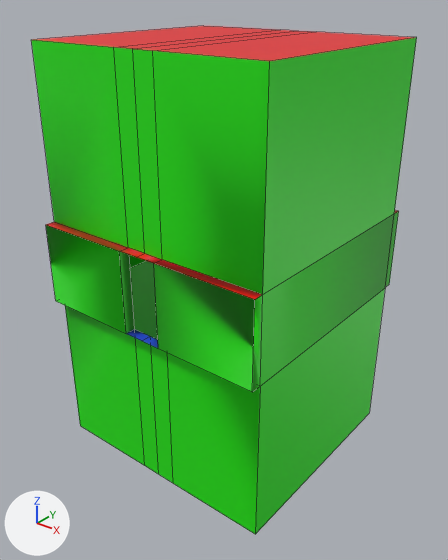
Before and after pictures for a commit that changed the FBX model SferoTestVR/Assets/Art/Models/Rooms/Tall & Deep/3x3_Room_Deep_and_Tall.fbx.
Both versions are drawn from a 50 mm lens placed at (557.8, -56.0, 28.5), pointed at (523.4, -13.0, 1.9). The lights are fixed; the arrows at lower left show +X, +Y and +Z. Mesh edges are drawn as thin lines. Where no turn or scale is listed for an object, it has been applied to the vertices.

Script lines for the objects in view, before the commit:
```python
me_cube_006 = bpy.data.meshes.new('Cube.006')
me_cube_006.from_pydata(...)  # 60 vertices, 62 faces; spans x -12.0..12.0, y -24.0..0.0, z -16.0..24.0
# faces by material slot: [12, 38, 12]
me_cube_006.materials.append(mat_floor)  # blue #2953e7
me_cube_006.materials.append(mat_wall)  # green #1de700
me_cube_006.materials.append(mat_ceiling)  # red #e7000f
# before: 0 (12.0, 0.0, 0.0) at pixel (389, 284), 1 (12.0, 0.0, 8.0) at pixel (398, 211), 8 (2.0, 0.0, 0.0), 11 (2.0, 0.0, 8.0), 13 (12.0, -1.0, 0.0) at pixel (385, 287)
# before: 14 (12.0, -1.0, 8.0) at pixel (394, 213), 19 (2.0, -1.0, 8.0), 21 (2.0, -1.0, 0.0), 36 (-12.0, 0.0, 0.0), 37 (-12.0, 0.0, 8.0)
# before: 42 (-2.0, 0.0, 0.0), 43 (-2.0, 0.0, 8.0), 45 (-12.0, -1.0, 0.0), 46 (-12.0, -1.0, 8.0), 49 (-2.0, -1.0, 8.0)
# before: 51 (-2.0, -1.0, 0.0)
# before: 2 (12.0, -24.0, 0.0) at pixel (252, 392), 3 (12.0, -24.0, 8.0) at pixel (254, 299), 5 (2.0, -24.0, 0.0) at pixel (158, 348), 6 (2.0, -24.0, 8.0) at pixel (153, 263), 12 (12.0, -23.0, 0.0) at pixel (260, 386)
# before: 15 (12.0, -23.0, 8.0) at pixel (262, 294), 18 (2.0, -23.0, 8.0) at pixel (162, 259), 20 (2.0, -23.0, 0.0), 38 (-12.0, -24.0, 0.0) at pixel (55, 300), 39 (-12.0, -24.0, 8.0) at pixel (45, 224)
# before: 40 (-2.0, -24.0, 0.0) at pixel (126, 333), 41 (-2.0, -24.0, 8.0) at pixel (119, 251), 44 (-12.0, -23.0, 0.0), 47 (-12.0, -23.0, 8.0) at pixel (54, 221), 48 (-2.0, -23.0, 8.0) at pixel (128, 247)
# before: 50 (-2.0, -23.0, 0.0) at pixel (134, 329)
ob_3x3_room_deep_and_tall = bpy.data.objects.new('3x3 Room Deep and Tall', me_cube_006)
ob_3x3_room_deep_and_tall.location = (523.0, 0.0, 0.0)
```
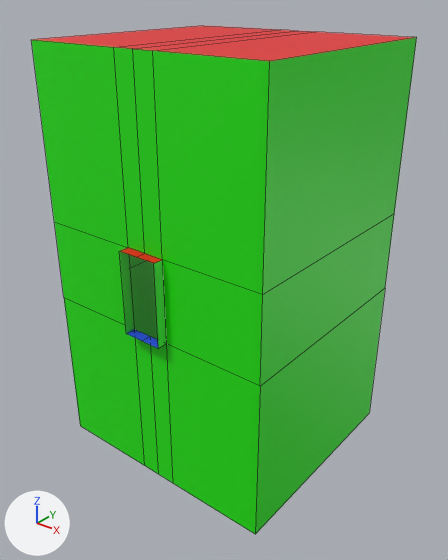
Pixel boxes (x1, y1, x2, y2) of what changed, in the pictures (448 x 560 px):
part 1 of me_cube_006, deleted
    before: (385, 210, 399, 287)
part 2 of me_cube_006, deleted (green)
    before: (46, 222, 263, 392)

What the commit changed:
me_cube_006 has 60 vertices, 62 faces and spans x -12.0..12.0, y -24.0..0.0, z -16.0..24.0.
me_cube_006 is used by ob_3x3_room_deep_and_tall; location (523.0, 0.0, 0.0).
Verts and faces of me_cube_006; kept vertices keep their numbers, new ones are numbered from 60.
Part 1, on me_cube_006:
Vertices deleted: 0, 1, 36, 37 (with the faces that use them).
Part 2, on me_cube_006:
Vertices deleted: 2, 3, 38, 39 (with the faces that use them).
